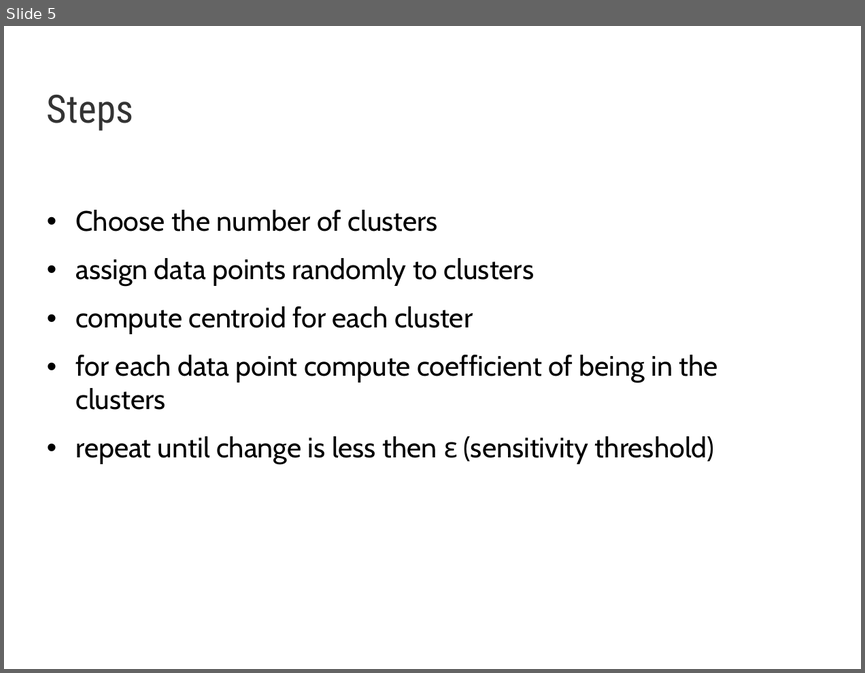
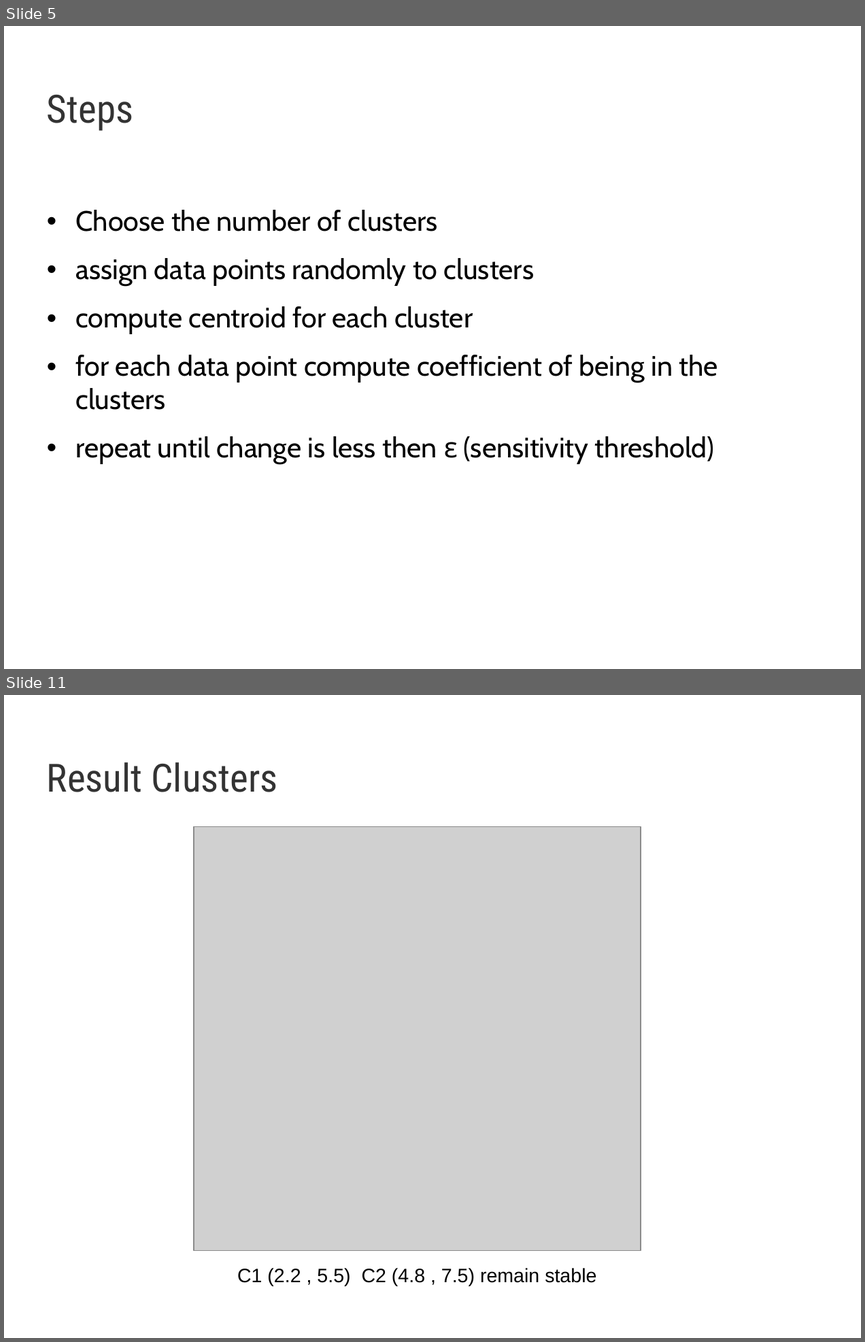
Before and after one commit to AndyTheFactory/DM, a slide deck: Prezentare/FCM.ppt. Shown one above the other, each under a label of ours: slide 5 before the commit, slides 5 and 11 after it; the slides between them are not shown. The pictures are 865x673 and 865x1342 pixels, drawn with LibreOffice and Linux fonts; fonts in the diff are those of the drawing; grey boxes stand for pictures; background and template pictures are left out. Boxes give left, top, right and bottom in pixels: in the first picture for what was removed or moved away, otherwise in the second. Text is boxed around its words. In the diff, an @@ line names an element or a change of style, - is before the commit and + after.

```diff
--- a/Prezentare/FCM.ppt
+++ b/Prezentare/FCM.ppt
@@ slide 11 added at <box>4,695,861,1338</box>, background picture (left out) @@
@@ text added at <box>47,762,278,792</box>, 36 pt, text #333333 @@
+Result Clusters
@@ picture added at <box>194,826,640,1250</box> @@
@@ text added at <box>237,1268,596,1286</box>, 18 pt, text #000000 @@
+C1 (2.2 , 5.5) C2 (4.8 , 7.5) remain stable
```
Also in this commit, not shown: 3 slides changed, 5 other slides added, 5 other files.
